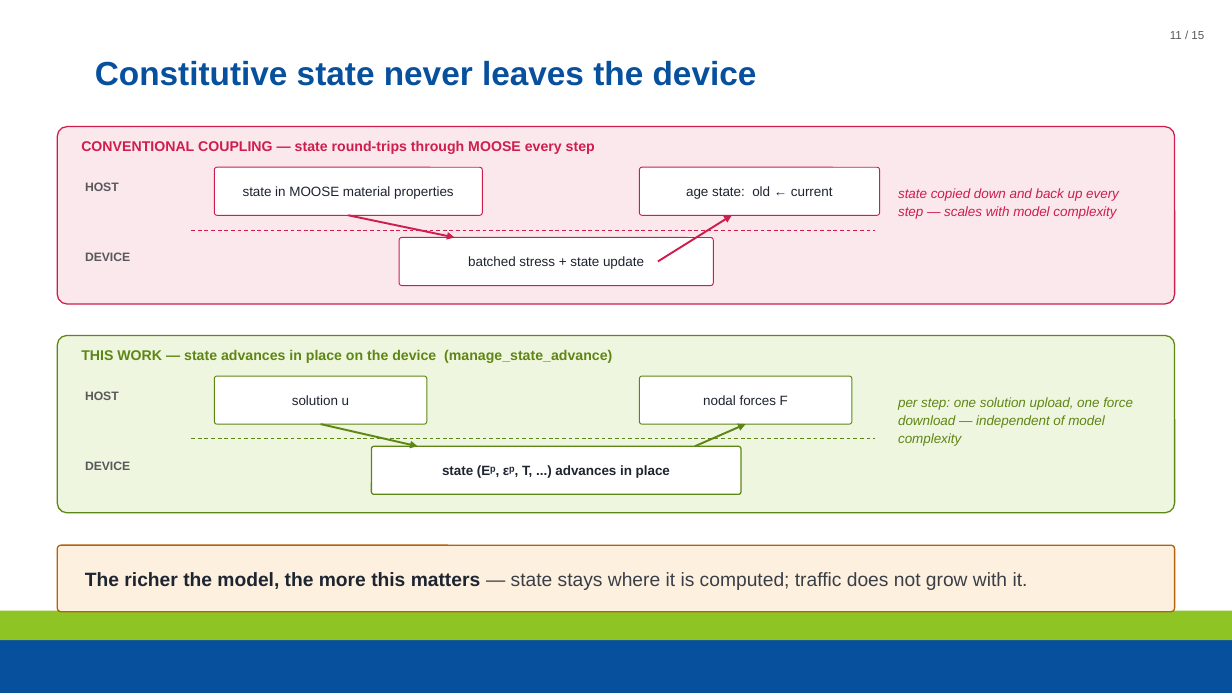
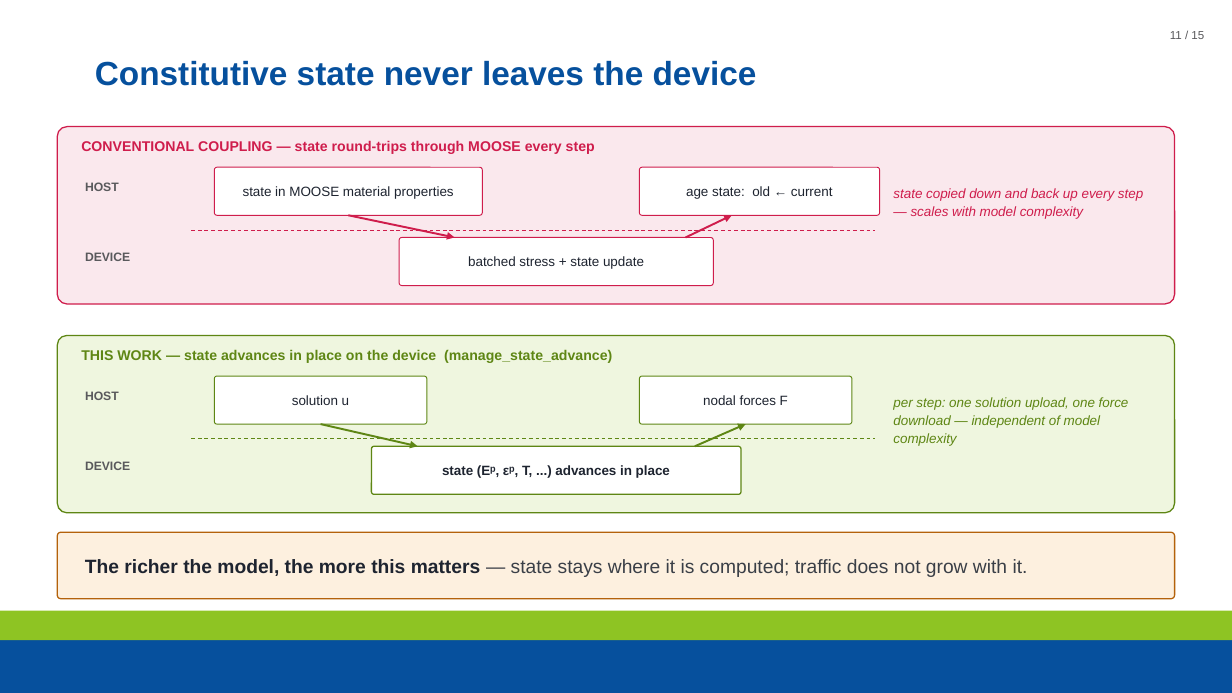
Before and after one commit to maxnezdyur/marlin, a slide deck: slide 11 of examples/impact/slide_assets/WCCM_NEML2_explicit_dynamics_v2.pptx. Drawn at 1232x693 pixels with LibreOffice and Linux fonts; fonts in the diff are those of the drawing; background and template pictures are left out. Boxes give left, top, right and bottom in pixels: in the first picture for what was removed or moved away, otherwise in the second. Text is boxed around its words. In the diff, an @@ line names an element or a change of style, - is before the commit and + after.

```diff
--- a/examples/impact/slide_assets/WCCM_NEML2_explicit_dynamics_v2.pptx
+++ b/examples/impact/slide_assets/WCCM_NEML2_explicit_dynamics_v2.pptx
@@ text "state copied down and back ..." rewrapped from <box>898,188,1119,219</box> to <box>893,188,1143,219</box> @@
@@ arrow moved from (658, 262) - (732, 215) to (686, 238) - (732, 215) @@
@@ text "per step: one solution upload, ...": place and size @@
-text "per step: one solution upload, ..." at <box>898,397,1133,446</box>
+text "per step: one solution upload, ..." at <box>893,397,1129,446</box>
@@ rounded rectangle: place and size @@
-rounded rectangle at <box>57,545,1175,612</box>
+rounded rectangle at <box>57,532,1175,599</box>
@@ text "The richer the model, the ...": place and size @@
-text "The richer the model, the ..." at <box>85,572,1028,590</box>
+text "The richer the model, the ..." at <box>85,559,1028,577</box>
```
Also in this commit, not shown: 14 other slides changed, 2 other files.
